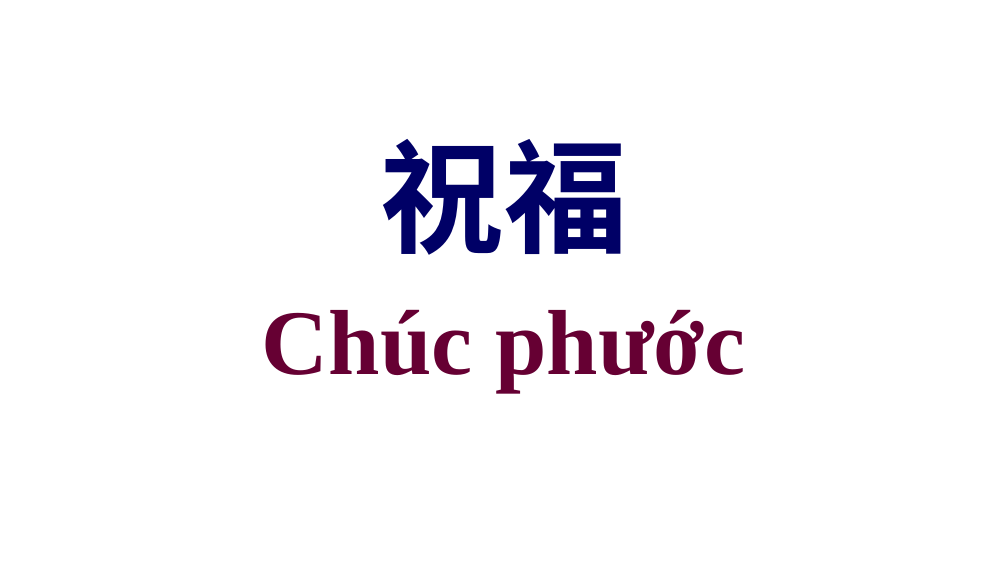
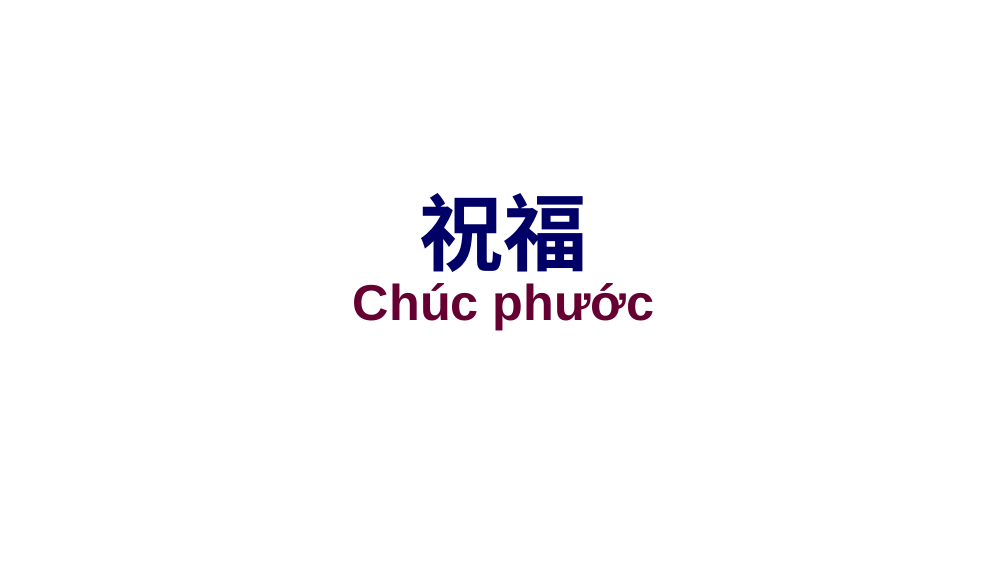
Before and after one commit to batisuoc/other-ppts, a slide deck: slide 26 of 聯合崇拜流程.pptx. Drawn at 1008x567 pixels with LibreOffice and Linux fonts; fonts in the diff are those of the drawing; background and template pictures are left out. Boxes give left, top, right and bottom in pixels: in the first picture for what was removed or moved away, otherwise in the second. Text is boxed around its words. In the diff, an @@ line names an element or a change of style, - is before the commit and + after.

```diff
--- a/聯合崇拜流程.pptx
+++ b/聯合崇拜流程.pptx
@@ title "祝福" moved from (x1=381, y1=139, x2=627, y2=255) to (x1=420, y1=193, x2=588, y2=285) @@
@@ title "祝福" at (x1=420, y1=193, x2=588, y2=285): size 88 to 60 pt @@
@@ text "Chúc phước" moved from (x1=262, y1=309, x2=745, y2=391) to (x1=353, y1=283, x2=655, y2=330) @@
@@ text "Chúc phước" at (x1=353, y1=283, x2=655, y2=330): size 66 to 36 pt, font Times New Roman to Arial @@
```
Also in this commit, not shown: 22 other slides changed.
